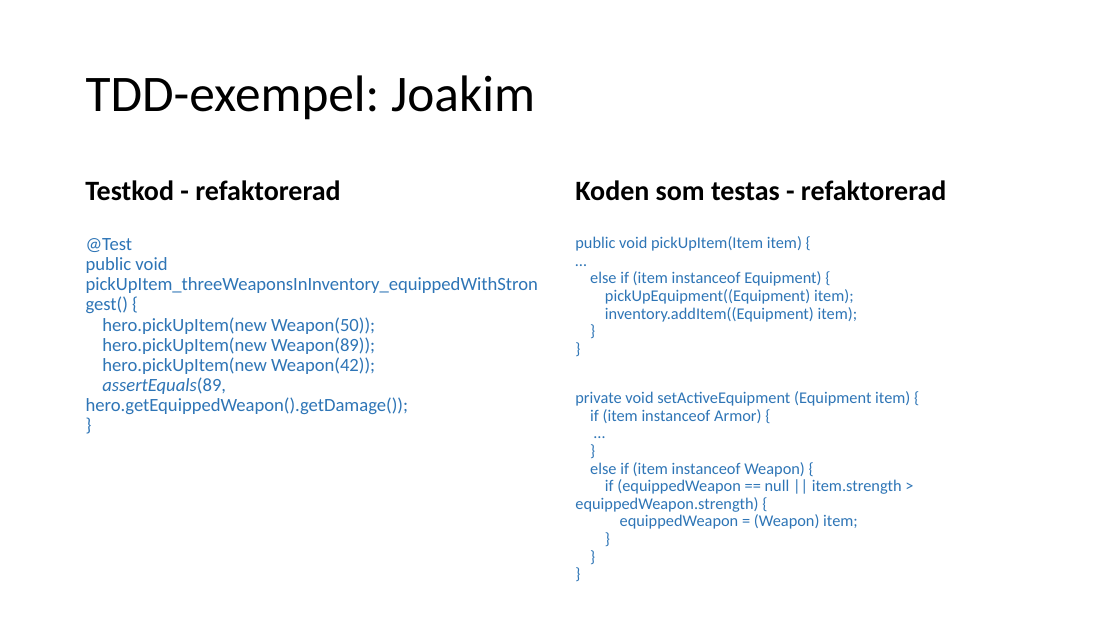
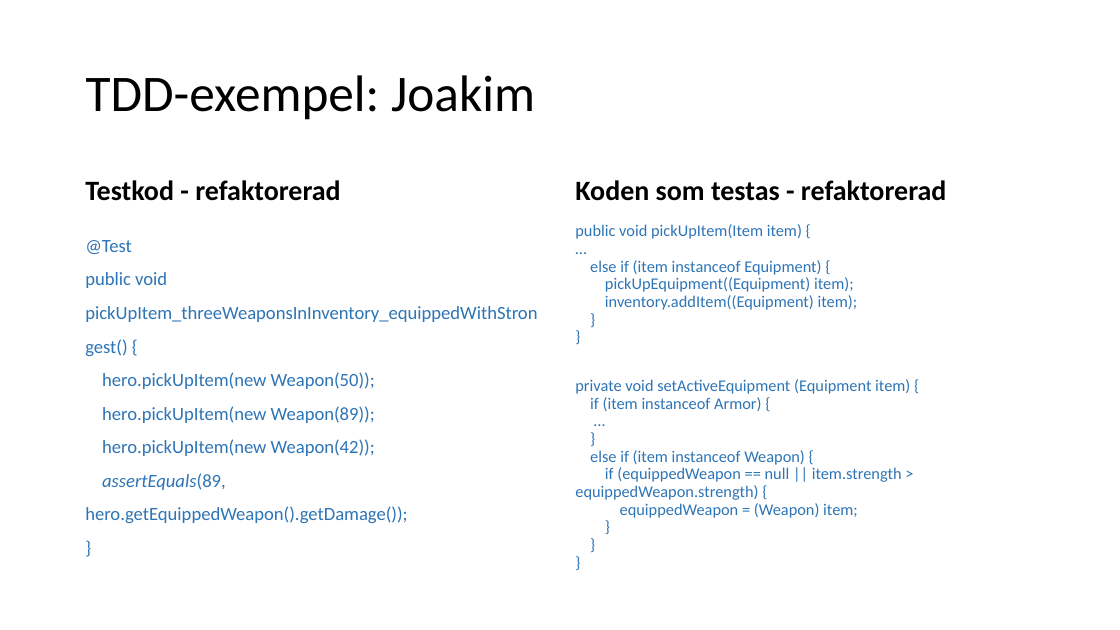
Before and after one commit to hampusidstam/InteGame, a slide deck: slide 8 of docs/Slutredovisning_grp5_v9.pptx. Drawn at 1120x630 pixels with LibreOffice and Linux fonts; fonts in the diff are those of the drawing. Boxes give left, top, right and bottom in pixels: in the first picture for what was removed or moved away, otherwise in the second. Text is boxed around its words. In the diff, an @@ line names an element or a change of style, - is before the commit and + after.

```diff
--- a/docs/Slutredovisning_grp5_v9.pptx
+++ b/docs/Slutredovisning_grp5_v9.pptx
@@ text "@Test public void pickUpItem_threeWeaponsInInventory_equippe ..." at (85, 240, 537, 523): line spacing 0.9 to 1.5 @@
@@ text "public void pickUpItem(Item item) { ...": place and size @@
-text "public void pickUpItem(Item item) { ..." at (575, 236, 910, 529)
+text "public void pickUpItem(Item item) { ..." at (575, 224, 910, 518)
```
Also in this commit, not shown: 8 other slides changed.
